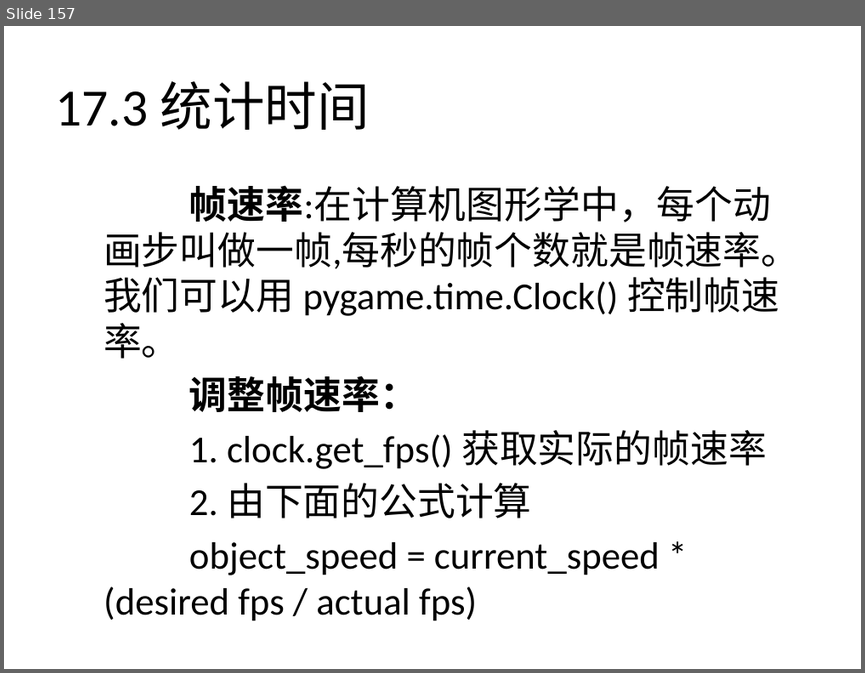
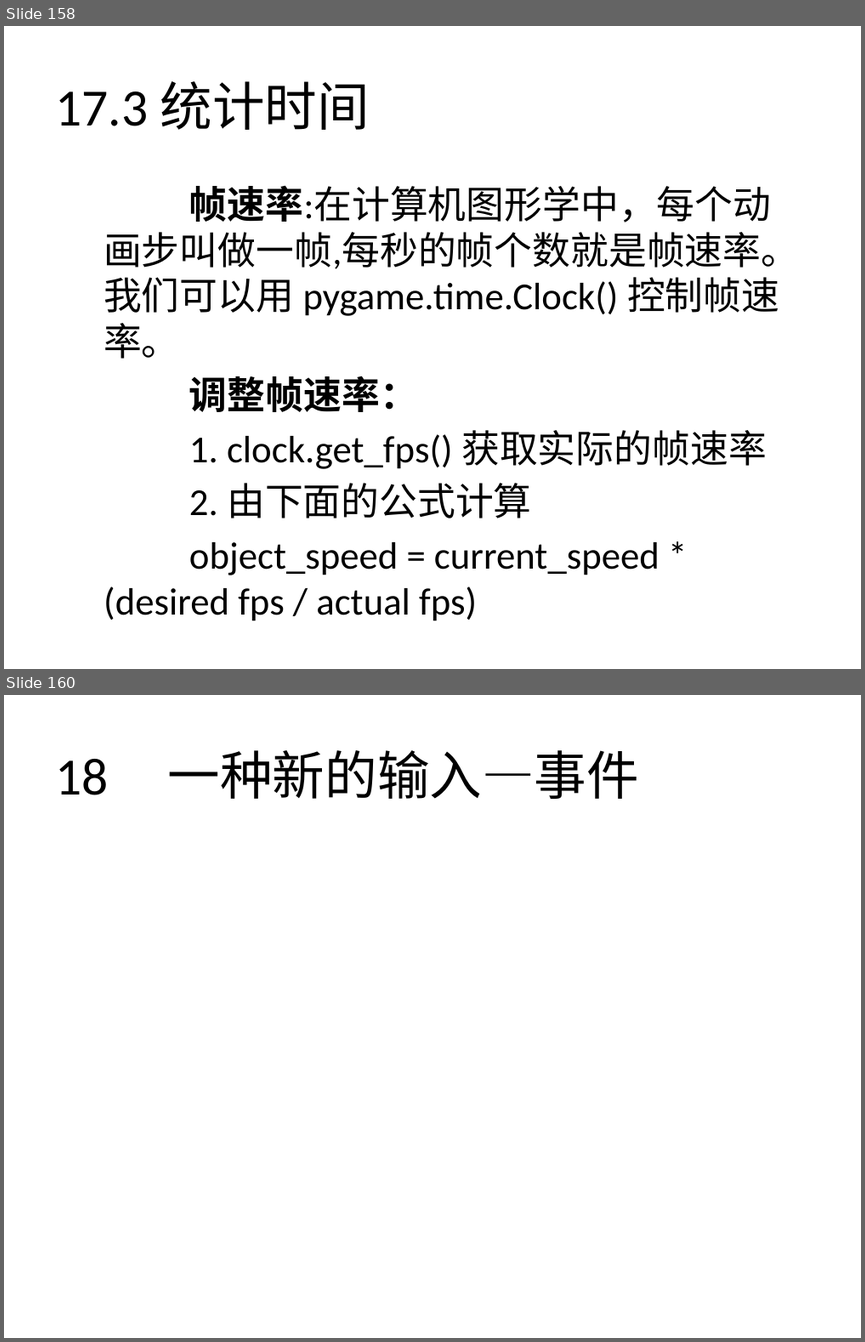
Before and after one commit to zhinan18/Python3, a slide deck: readme/Python3.pptx. Shown one above the other, each under a label of ours: slide 157 before the commit, slides 158 and 160 after it; the slides between them are not shown. The pictures are 865x673 and 865x1342 pixels, drawn with LibreOffice and Linux fonts; fonts in the diff are those of the drawing. Boxes give left, top, right and bottom in pixels: in the first picture for what was removed or moved away, otherwise in the second. Text is boxed around its words. In the diff, an @@ line names an element or a change of style, - is before the commit and + after.

```diff
--- a/readme/Python3.pptx
+++ b/readme/Python3.pptx
@@ slide 160 added at [4,695,861,1338], background #FFFFFF @@
@@ title added at [55,750,639,799], 44 pt, text #000000 @@
+18 一种新的输入—事件
@@ what was slide 157 is now slide 158 @@
```
Also in this commit, not shown: 2 slides changed, 9 other slides added, 7 other files.
